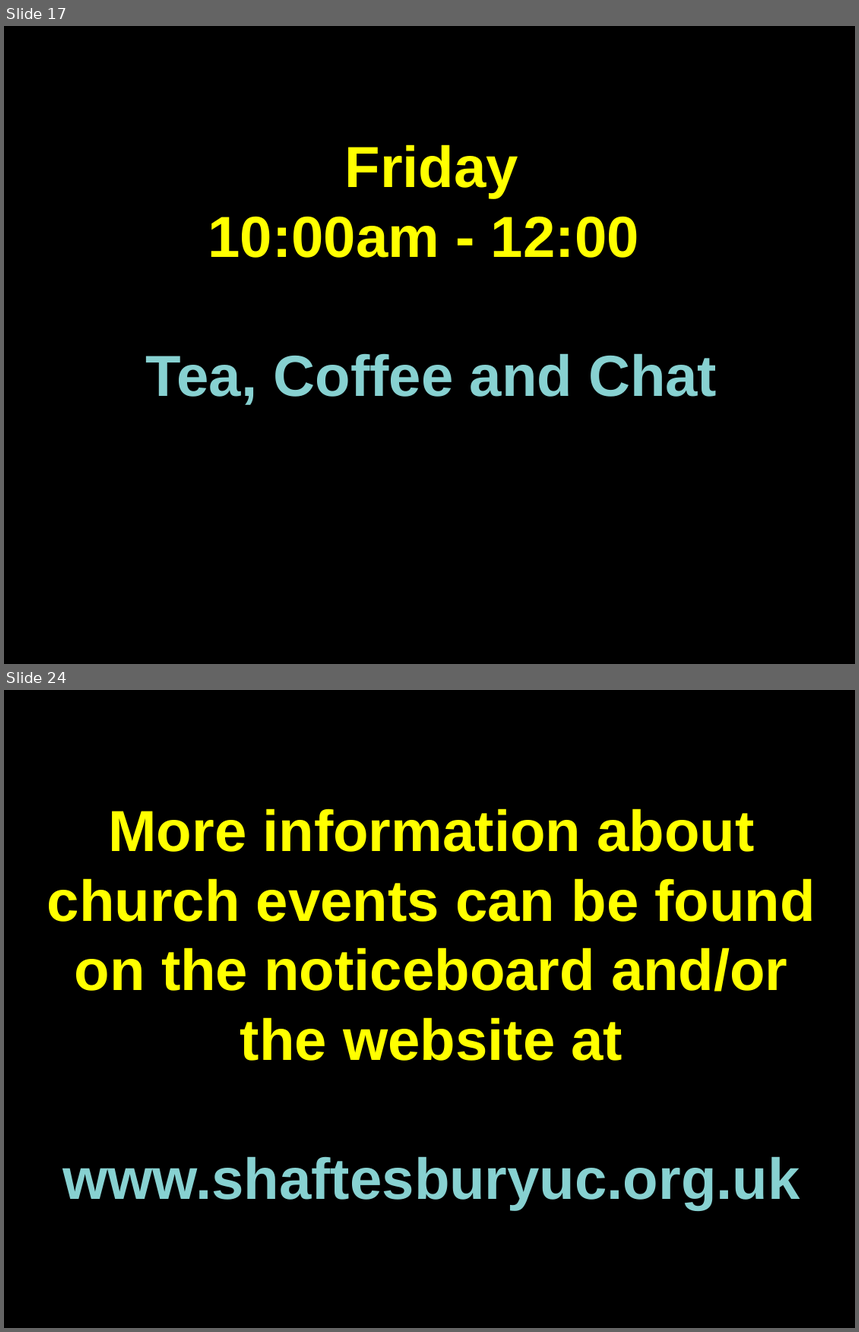
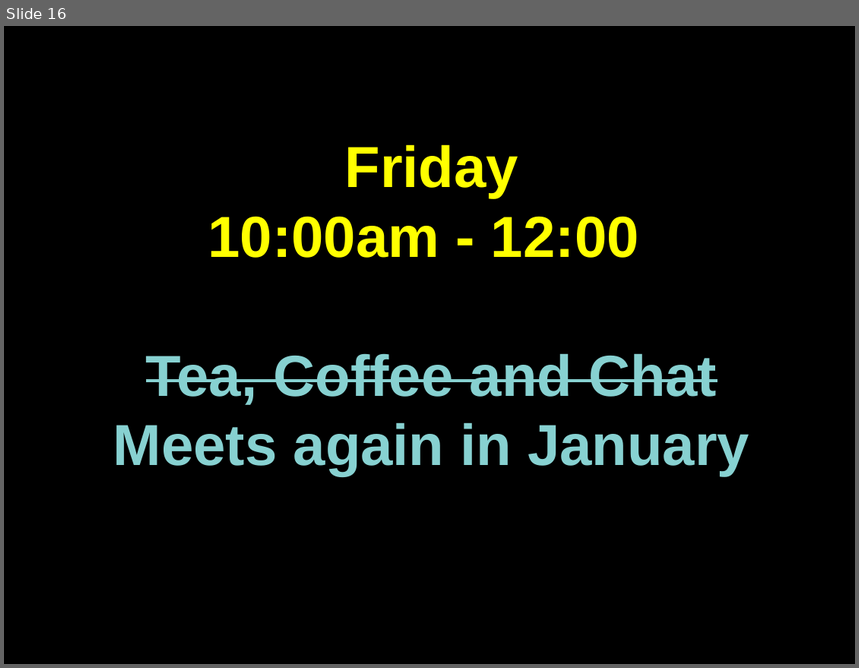
Before and after one commit to martinforsyth/bsuc-audio-visual, a slide deck: resources/presentations/impress/welcome.dark.background.odp. Shown one above the other, each under a label of ours: slides 17 and 24 before the commit, slide 16 after it; the slides between them are not shown. The pictures are 859x1332 and 859x668 pixels, drawn with LibreOffice and Linux fonts; fonts in the diff are those of the drawing. Boxes give left, top, right and bottom in pixels: in the first picture for what was removed or moved away, otherwise in the second. Text is boxed around its words. In the diff, an @@ line names an element or a change of style, - is before the commit and + after.

```diff
--- a/resources/presentations/impress/welcome.dark.background.odp
+++ b/resources/presentations/impress/welcome.dark.background.odp
@@ slide 24 removed at box(4, 690, 855, 1328), background #000000 @@
@@ text removed at box(47, 809, 816, 1210) @@
-More information about church events can be found on the noticeboard and/or the website at
-www.shaftesburyuc.org.uk
@@ what was slide 17 is now slide 16 @@
@@ slide 16 changed as well @@
@@ text at box(146, 354, 717, 405): strikethrough on in "Tea, Coffee and Chat" @@
@@ text at box(113, 423, 750, 477): paragraph added @@
+Meets again in January
```
Also in this commit, not shown: 5 other slides changed, 5 slides added, 1 other slide removed.
